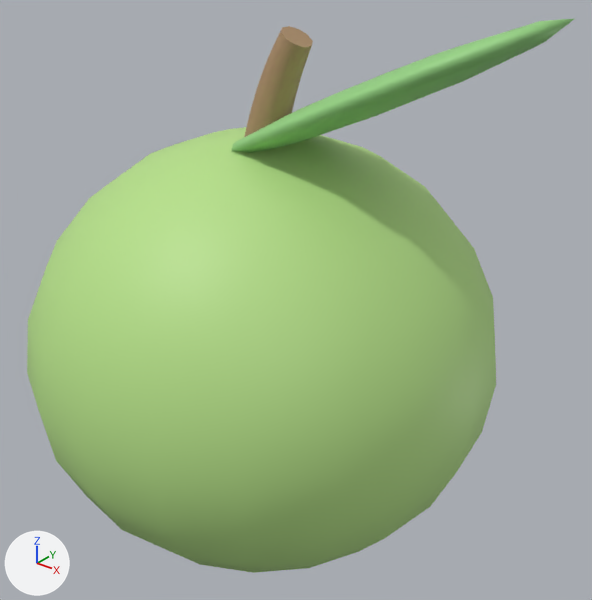
A saved change to the FBX model assets/models/tools/SporeMelon.fbx.
The view is the same before and after, from a 50 mm camera at (1.166, -1.336, 1.523) aimed at (0.083, 0.018, 0.683). Every picture has the same lights, and +X, +Y and +Z are marked at lower left. The picture after the commit comes second. Where no turn or scale is listed for an object, it has been applied to the vertices.

The first picture shows 'Handle', 'Leaf', 'Twig'.
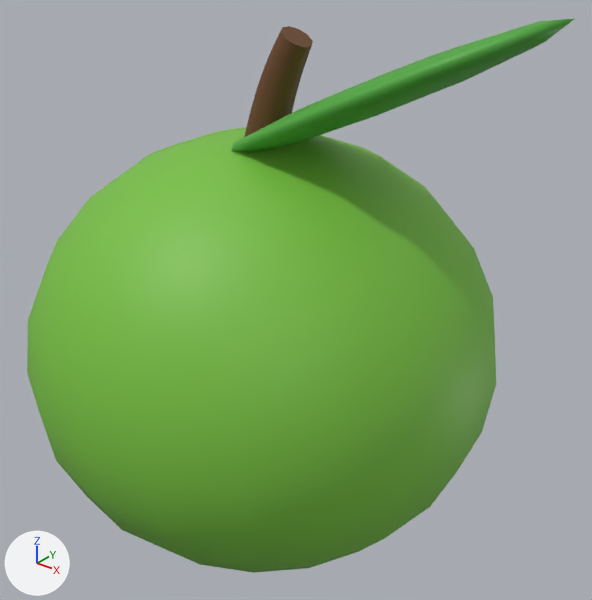
The change in detail:
Material 'Leaf' (mat_leaf) changes colour from green #96d483 to green #4ea83a; in linear values from (0.306, 0.659, 0.227) to (0.0762, 0.392, 0.0423).
Material 'Twig' (mat_twig) changes colour from brown #ad8d69 to brown #6b4424; in linear values from (0.42, 0.267, 0.141) to (0.147, 0.0578, 0.0176).
Material 'Body' (mat_body) changes colour from green #b7e189 to green #78c040; in linear values from (0.471, 0.753, 0.251) to (0.188, 0.527, 0.0513).

Changed parts and their boxes [x1, y1, x2, y2] in the pictures (592 x 600 px):
'Handle', recoloured (darker)
    both: [27, 127, 496, 573]
'Leaf', recoloured (darker)
    both: [232, 19, 574, 153]
'Twig', recoloured (darker)
    both: [244, 26, 313, 137]
